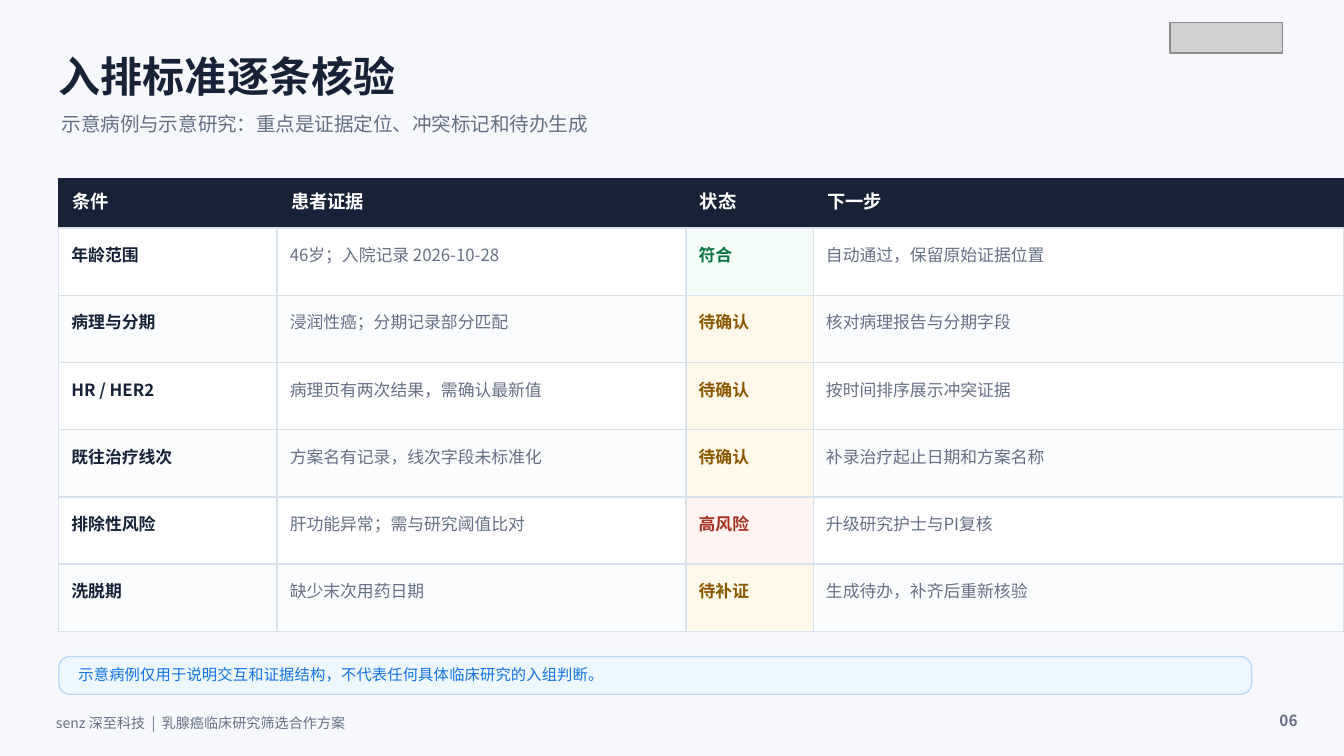
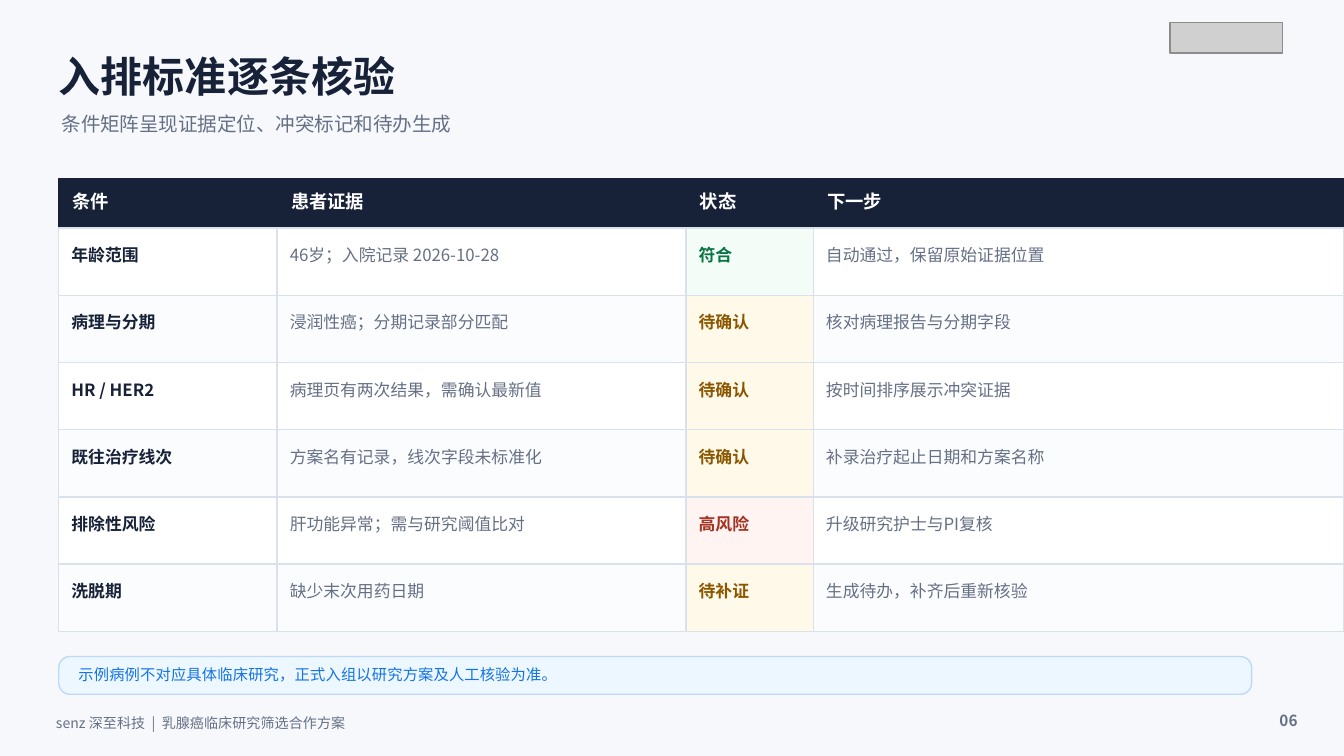
Before and after one commit to kylokuo/AI4BrCa, a slide deck: slide 6 of docs/殷咏梅教授_临床研究筛选合作方案.pptx. Drawn at 1344x756 pixels with LibreOffice and Linux fonts; fonts in the diff are those of the drawing; grey boxes stand for pictures. Boxes give left, top, right and bottom in pixels: in the first picture for what was removed or moved away, otherwise in the second. Text is boxed around its words. In the diff, an @@ line names an element or a change of style, - is before the commit and + after.

```diff
--- a/docs/殷咏梅教授_临床研究筛选合作方案.pptx
+++ b/docs/殷咏梅教授_临床研究筛选合作方案.pptx
@@ text at bbox=[62, 114, 452, 133]: text changed @@
-示意病例与示意研究：重点是证据定位、冲突标记和待办生成
+条件矩阵呈现证据定位、冲突标记和待办生成
@@ text at bbox=[78, 667, 556, 682]: text changed @@
-示意病例仅用于说明交互和证据结构，不代表任何具体临床研究的入组判断。
+示例病例不对应具体临床研究，正式入组以研究方案及人工核验为准。
```
Also in this commit, not shown: 10 other slides changed, 1 other file.
